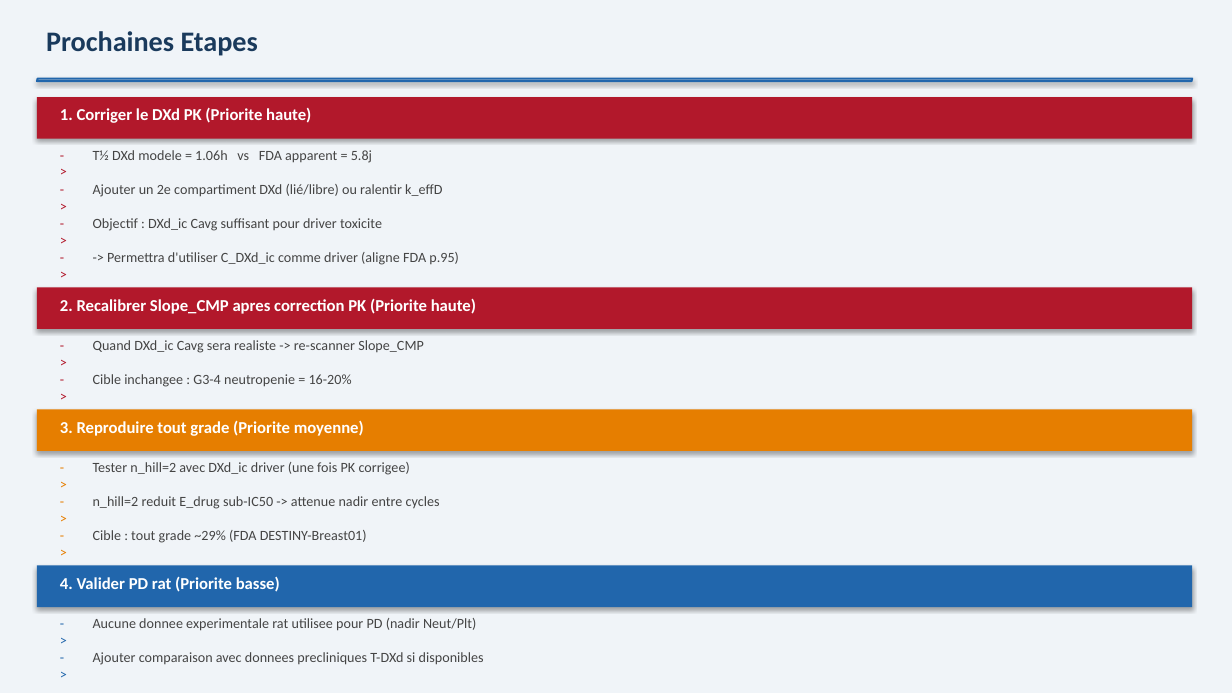
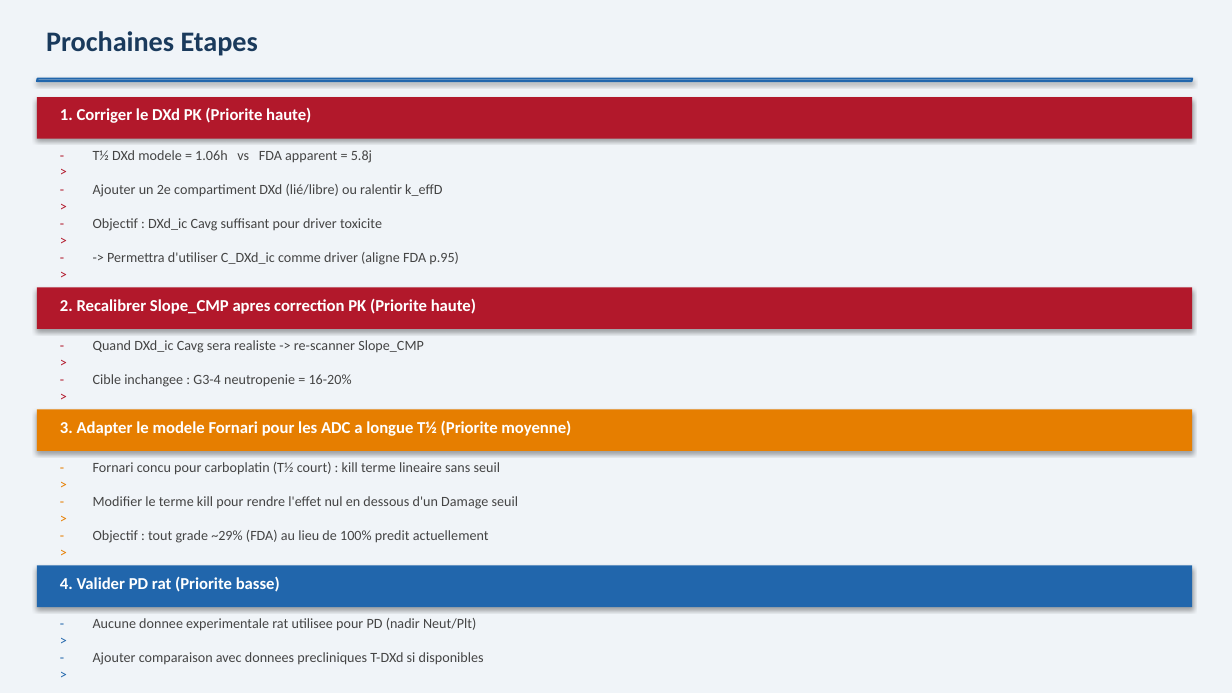
Before and after one commit to omarhss4k/Hema, a slide deck: slide 6 of scripts_tdxd/results_PKPD_human/TDXd_PKPD_Bilan.pptx. Drawn at 1232x693 pixels with LibreOffice and Linux fonts; fonts in the diff are those of the drawing. Boxes give left, top, right and bottom in pixels: in the first picture for what was removed or moved away, otherwise in the second. Text is boxed around its words. In the diff, an @@ line names an element or a change of style, - is before the commit and + after.

```diff
--- a/scripts_tdxd/results_PKPD_human/TDXd_PKPD_Bilan.pptx
+++ b/scripts_tdxd/results_PKPD_human/TDXd_PKPD_Bilan.pptx
@@ text at [60,421,571,436]: text changed @@
-3. Reproduire tout grade (Priorite moyenne)
+3. Adapter le modele Fornari pour les ADC a longue T½ (Priorite moyenne)
@@ text at [93,462,500,475]: text changed @@
-Tester n_hill=2 avec DXd_ic driver (une fois PK corrigee)
+Fornari concu pour carboplatin (T½ court) : kill terme lineaire sans seuil
@@ text at [93,496,518,509]: text changed @@
-n_hill=2 reduit E_drug sub-IC50 -> attenue nadir entre cycles
+Modifier le terme kill pour rendre l'effet nul en dessous d'un Damage seuil
@@ text at [93,530,489,543]: text changed @@
-Cible : tout grade ~29% (FDA DESTINY-Breast01)
+Objectif : tout grade ~29% (FDA) au lieu de 100% predit actuellement
```
Also in this commit, not shown: 1 other slide changed, 1 slide added, 1 slide removed, 1 other file.
